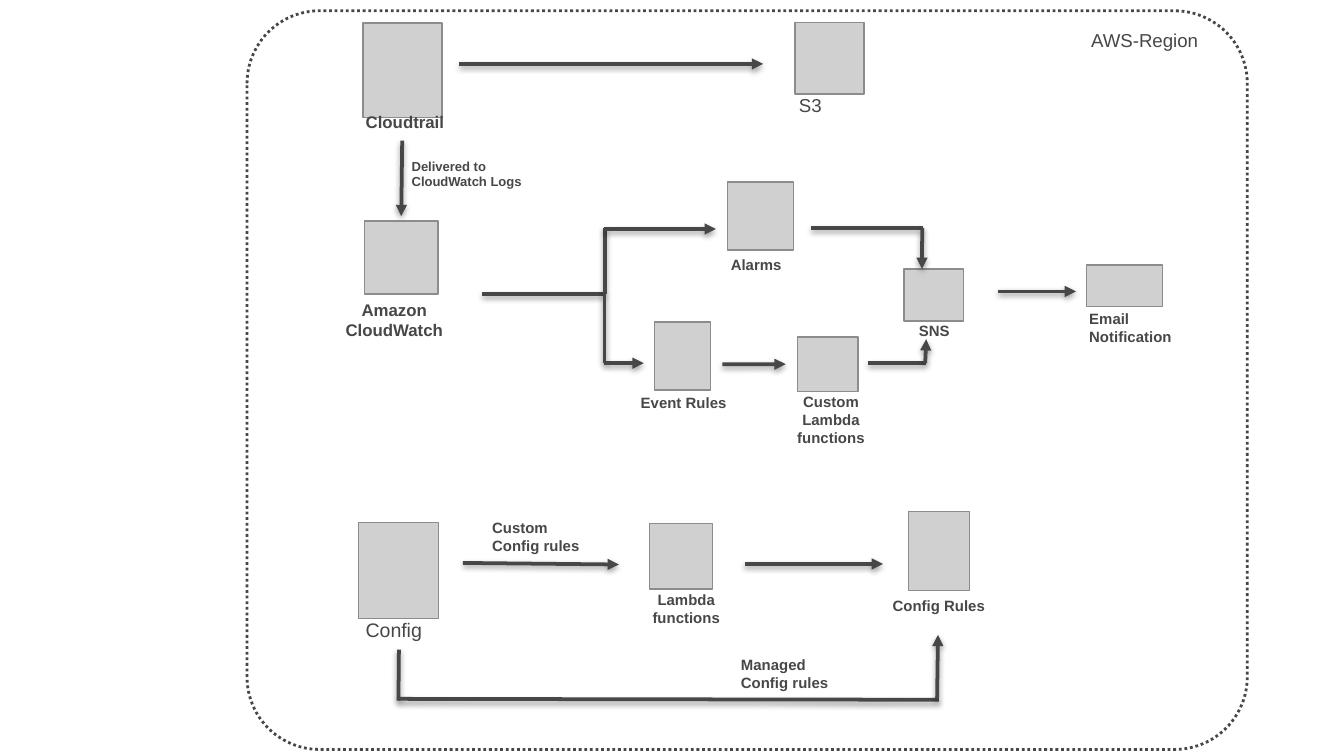
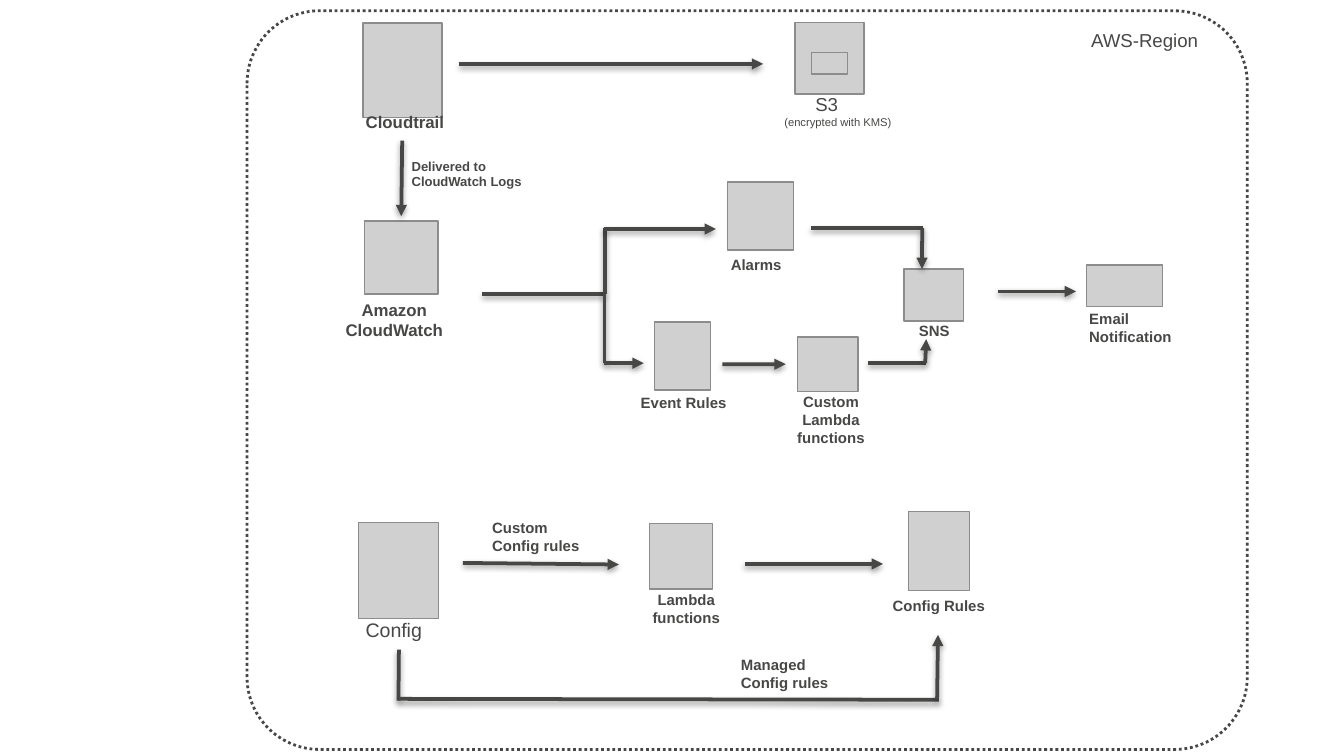
Before and after one commit to aws-quickstart/quickstart-compliance-pci-fsbp-remediation, a slide deck: slide 1 of assets/CIS Benchmark1.1 Architecture.pptx. Drawn at 1344x756 pixels with LibreOffice and Linux fonts; fonts in the diff are those of the drawing; grey boxes stand for pictures. Boxes give left, top, right and bottom in pixels: in the first picture for what was removed or moved away, otherwise in the second. Text is boxed around its words. In the diff, an @@ line names an element or a change of style, - is before the commit and + after.

```diff
--- a/assets/CIS Benchmark1.1 Architecture.pptx
+++ b/assets/CIS Benchmark1.1 Architecture.pptx
@@ picture added at (812, 52, 848, 74) @@
@@ text "S3": place and size @@
-text "S3" at (799, 99, 822, 112)
+text "S3" at (784, 98, 891, 129)
@@ text at (784, 118, 891, 129): paragraph added @@
+(encrypted with KMS)
```
Also in this commit, not shown: 2 other files.
